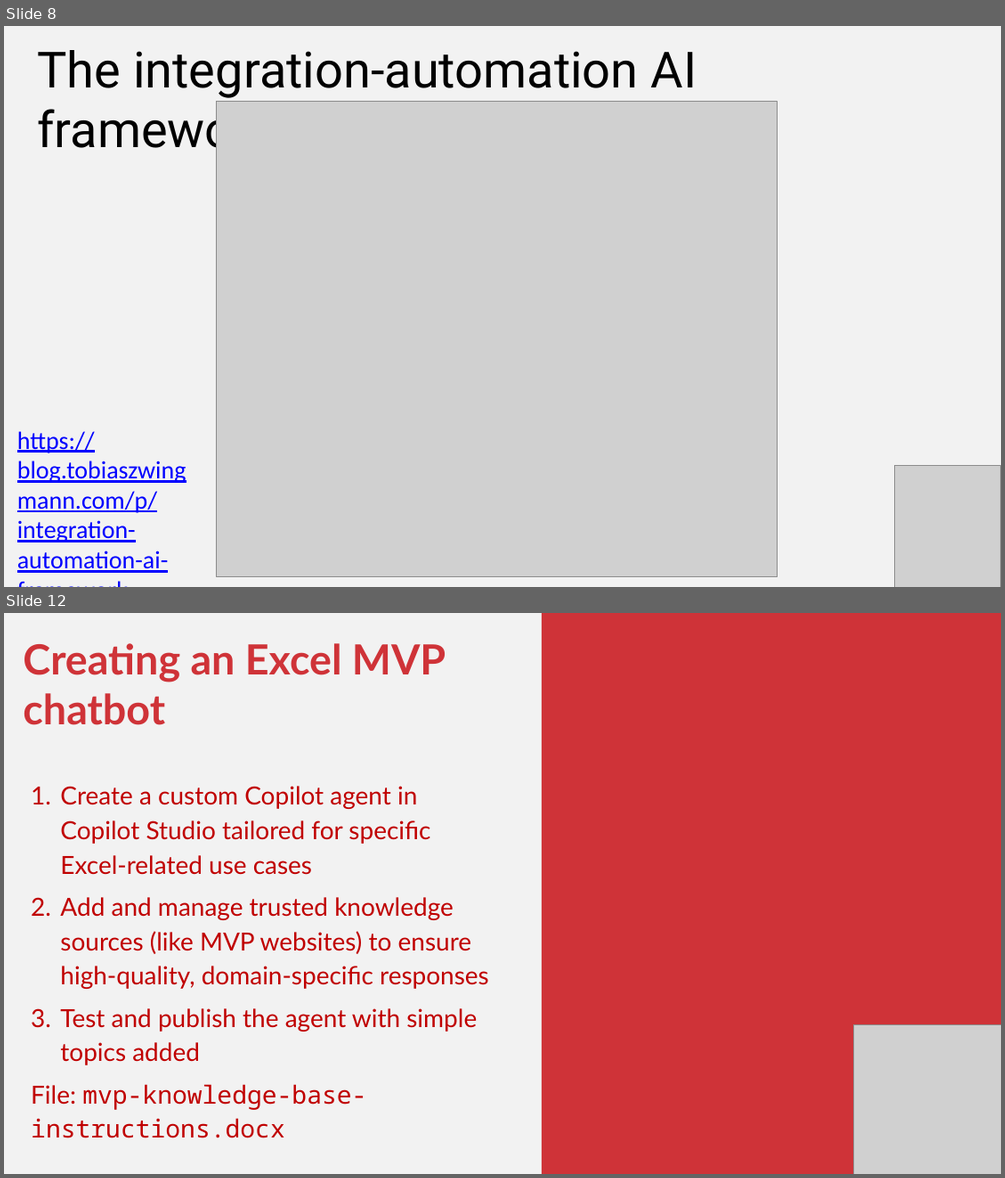
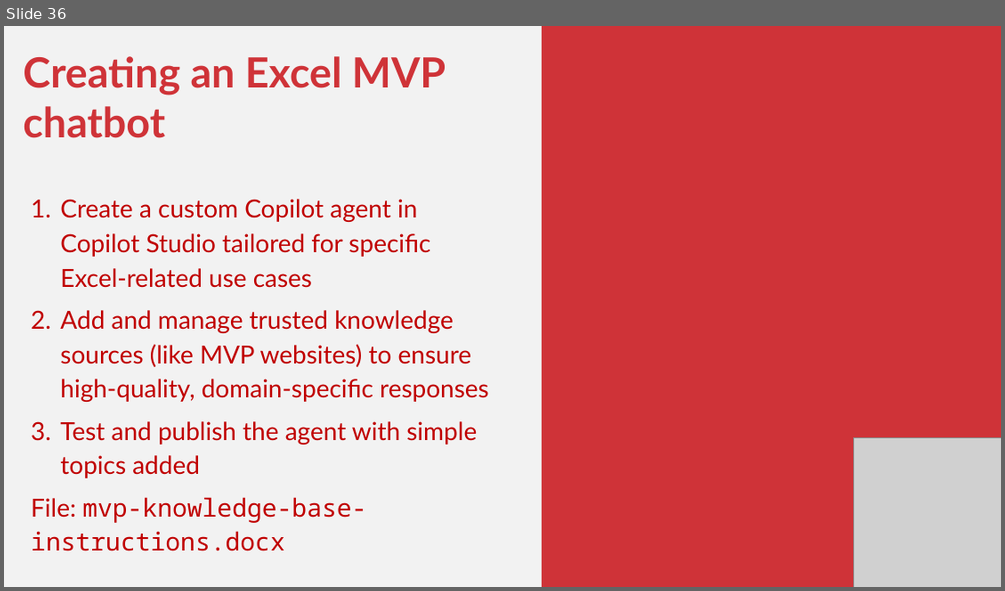
Before and after one commit to stringfestdata/gxls-copilot-studio-excel, a slide deck: gxls-copilot-studio-excel.pptx. Shown one above the other, each under a label of ours: slides 8 and 12 before the commit, slide 36 after it; the slides between them are not shown. The pictures are 1005x1178 and 1005x591 pixels, drawn with LibreOffice and Linux fonts; fonts in the diff are those of the drawing; grey boxes stand for pictures. Boxes give left, top, right and bottom in pixels: in the first picture for what was removed or moved away, otherwise in the second. Text is boxed around its words. In the diff, an @@ line names an element or a change of style, - is before the commit and + after.

```diff
--- a/gxls-copilot-studio-excel.pptx
+++ b/gxls-copilot-studio-excel.pptx
@@ slide 8 removed at (4,26,1001,587), background #F2F2F2 @@
@@ text removed at (37,50,697,160) @@
-The integration-automation AI framework
@@ picture removed at (216,101,777,577) @@
@@ text removed at (17,431,186,572) @@
-https://blog.tobiaszwingmann.com/p/integration-automation-ai-framework
@@ picture removed at (895,465,1000,587) @@
@@ what was slide 12 is now slide 36 @@
```
Also in this commit, not shown: 1 slide changed, 35 slides added, 13 other slides removed, 6 other files.
